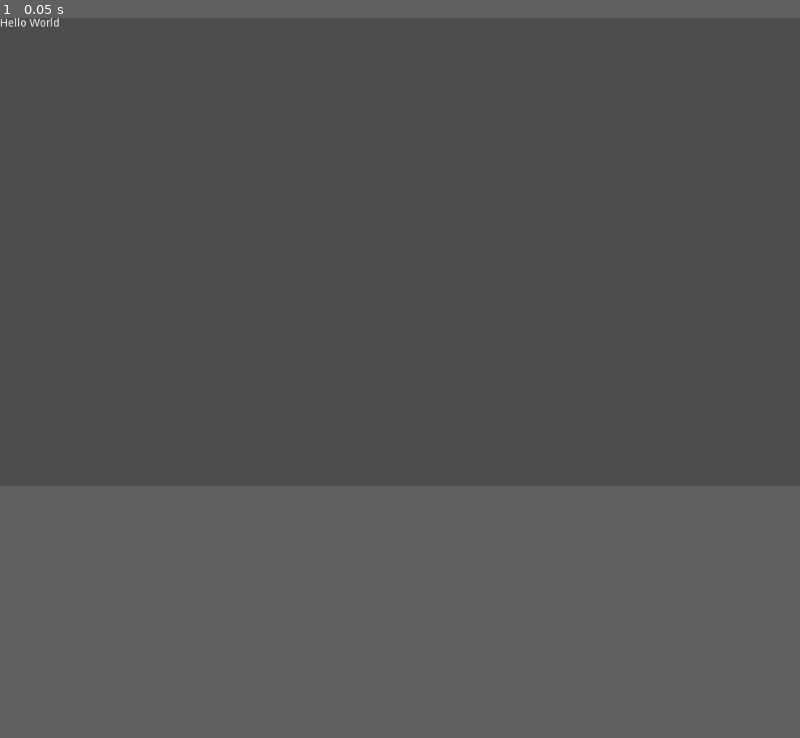
Above: before the commit, frame 1.
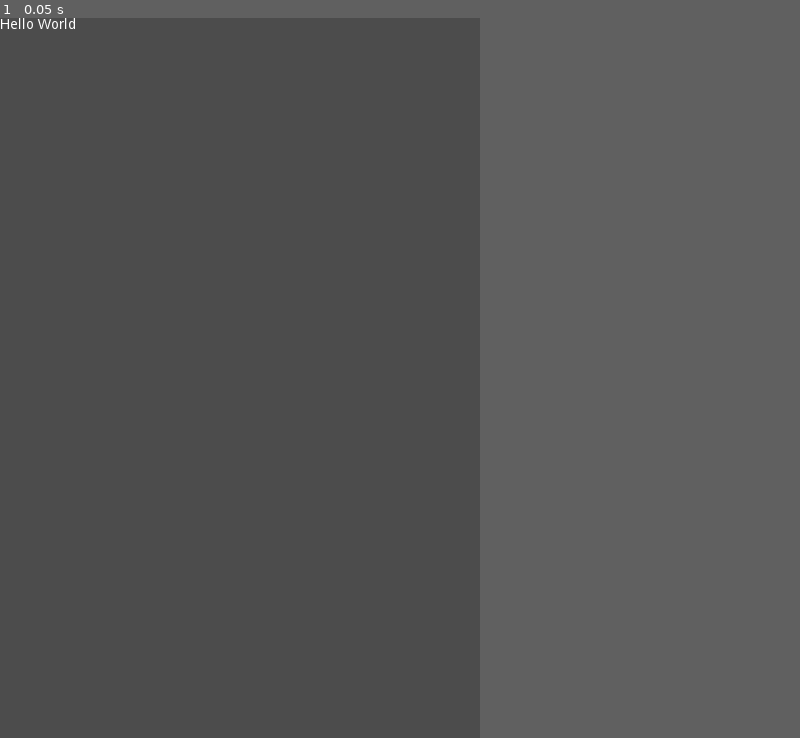
Above: after the commit, the same moment.

Repository: clennam/godotTutorial
Game: Godot game, scene res://scenes/Hello.tscn
The game is run twice, just before and just after one commit, with the same random seed, the same clock (stepped at 60 frames per second) and the same inputs.
Inputs:
- Up to frame 1 (0.05 s): no input
In our replay, the window is 800x468 before the commit and 480x720 after it. These sizes can differ from the game's own. Grey fills any space a smaller window leaves; there, only what the larger window draws over its background counts as a difference.

The runs differ from the first frame. In frame 1, less than 0.1% of the frame differs, in the area x 0-10%, y 0-2%.

Commit message:
Add starting files and structure for Player scene

Diff:
--- a/project.godot
+++ b/project.godot
@@ -19,6 +19,11 @@
 run/main_scene="res://scenes/Hello.tscn"
 config/icon="res://icon.png"
 
+[display]
+
+window/size/width=480
+window/size/height=720
+
 [rendering]
 
 environment/default_environment="res://default_env.tres"
--- /dev/null
+++ b/scenes/Player/Player.gd
@@ -0,0 +1,13 @@
+extends Area2D
+
+# Declare member variables here. Examples:
+# var a = 2
+# var b = "text"
+
+# Called when the node enters the scene tree for the first time.
+func _ready():
+	pass # Replace with function body.
+
+# Called every frame. 'delta' is the elapsed time since the previous frame.
+#func _process(delta):
+#	pass
--- /dev/null
+++ b/scenes/Player/Player.tscn
@@ -0,0 +1,38 @@
+[gd_scene load_steps=8 format=2]
+
+[ext_resource path="res://scenes/Player/Player.gd" type="Script" id=1]
+[ext_resource path="res://dodge_assets/art/playerGrey_walk1.png" type="Texture" id=2]
+[ext_resource path="res://dodge_assets/art/playerGrey_walk2.png" type="Texture" id=3]
+[ext_resource path="res://dodge_assets/art/playerGrey_up1.png" type="Texture" id=4]
+[ext_resource path="res://dodge_assets/art/playerGrey_up2.png" type="Texture" id=5]
+
+[sub_resource type="SpriteFrames" id=1]
+animations = [ {
+"frames": [ ExtResource( 2 ), ExtResource( 3 ) ],
+"loop": true,
+"name": "right",
+"speed": 5.0
+}, {
+"frames": [ ExtResource( 4 ), ExtResource( 5 ) ],
+"loop": true,
+"name": "up",
+"speed": 5.0
+} ]
+
+[sub_resource type="CapsuleShape2D" id=2]
+radius = 26.9464
+height = 13.5486
+
+[node name="Player" type="Area2D"]
+script = ExtResource( 1 )
+__meta__ = {
+"_edit_group_": true
+}
+
+[node name="AnimatedSprite" type="AnimatedSprite" parent="."]
+scale = Vector2( 0.5, 0.5 )
+frames = SubResource( 1 )
+animation = "up"
+
+[node name="CollisionShape2D" type="CollisionShape2D" parent="."]
+shape = SubResource( 2 )
